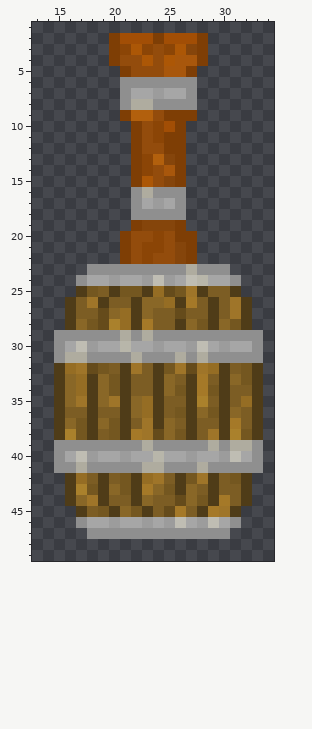
Pixel-art sprite -- resources/sprites/towers/turrets/gluer/fire/000.png. The picture above was drawn from the file before the commit.
The file is 50x50 pixels. Colours within 5 levels of each other are drawn and written as one. Shown: x 13..34, y 1..49.
Once edited:
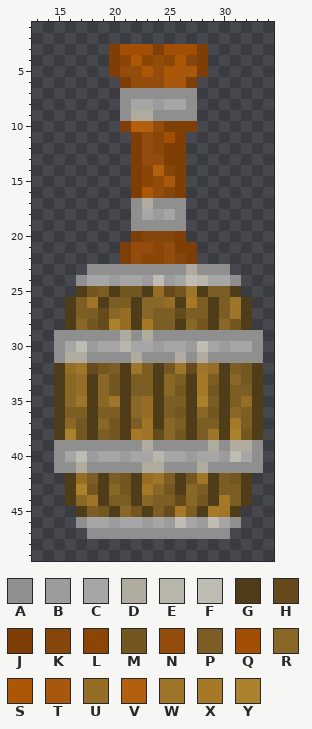
Palette (. is transparent): A #8f8f8f  B #9c9c9c  C #a6a6a6  D #afac9f  E #b8b6aa  F #bfbdb3  G #4f3c18  H #654b1b  J #7e3e05  K #85450b  L #8b4506  M #745720  N #934c0c  P #7c5d24  Q #a24e05  R #896727  S #ac5706  T #a8570c  U #956d24  V #b2600d  W #9f7529  X #a57928  Y #aa812c
Change:
The edit turns colour B into colour A in row 7 at x 24; in row 17 at x 24.
The edit turns colour C into colour A in row 7 at x 22 to 23 and 25 to 26; in row 17 at x 25.
The edit turns colour J into colour A in row 9 at x 21 and 25 to 27; in row 19 at x 22 and 26.
The edit turns colour K into colour A in row 19 at x 23 to 25.
The edit turns colour N into colour A in row 9 at x 24.
The edit turns colour A into colour B in row 8 at x 24; in row 18 at x 24.
The edit turns colour A into colour C in row 8 at x 25 to 26; in row 18 at x 23 and 25.
The edit turns colour D into colour C in row 8 at x 22 to 23.
The edit turns colour C into colour D in row 17 at x 23.
The edit turns colour V into colour D in row 9 at x 22 to 23.
There is now colour J in row 5 at x 20 and 28; in row 10 at x 21 and 27.
The edit turns colour A into colour J in row 6 at x 21 and 27; in row 16 at x 22 and 26.
The edit turns colour K into colour J in row 13 at x 25; in row 21 at x 26.
The edit turns colour N into colour J in row 3 at x 24; in row 20 at x 22.
The edit turns colour Q into colour J in row 10 at x 25.
The edit turns colour A into colour K in row 16 at x 25.
The edit turns colour L into colour K in row 20 at x 24.
The edit turns colour N into colour K in row 20 at x 23 and 25.
The edit turns colour T into colour K in row 4 at x 27; in row 14 at x 25.
The edit turns colour N into colour L in row 4 at x 21; in row 12 at x 24; in row 22 at x 24.
The edit turns colour S into colour L in row 4 at x 23 and 25; in row 15 at x 23.
The edit turns colour A into colour N in row 6 at x 22 to 24; in row 16 at x 24.
The edit turns colour J into colour N in row 5 at x 21.
The edit turns colour L into colour N in row 10 at x 24; in row 13 at x 23; in row 21 at x 23.
The edit turns colour V into colour N in row 13 at x 24.
The edit turns colour J into colour Q in row 11 at x 25.
The edit turns colour K into colour Q in row 3 at x 27.
The edit turns colour L into colour Q in row 3 at x 21, 23 and 25.
The edit turns colour S into colour Q in row 3 at x 22 and 26.
The edit turns colour D into colour S in row 16 at x 23.
The edit turns colour N into colour S in row 4 at x 22; in row 5 at x 23.
The edit turns colour T into colour S in row 4 at x 26; in row 5 at x 25.
The edit turns colour A into colour T in row 6 at x 25 to 26.
The edit turns colour J into colour T in row 5 at x 27.
The edit turns colour K into colour T in row 15 at x 25.
The edit turns colour J into colour V in row 10 at x 22.
The edit turns colour N into colour V in row 10 at x 23; in row 14 at x 24.
Colour J is gone in row 2 at x 20, 24 and 28; in row 20 at x 21 and 27.
Colour Q is gone in row 2 at x 21 to 23 and 25 to 27.
